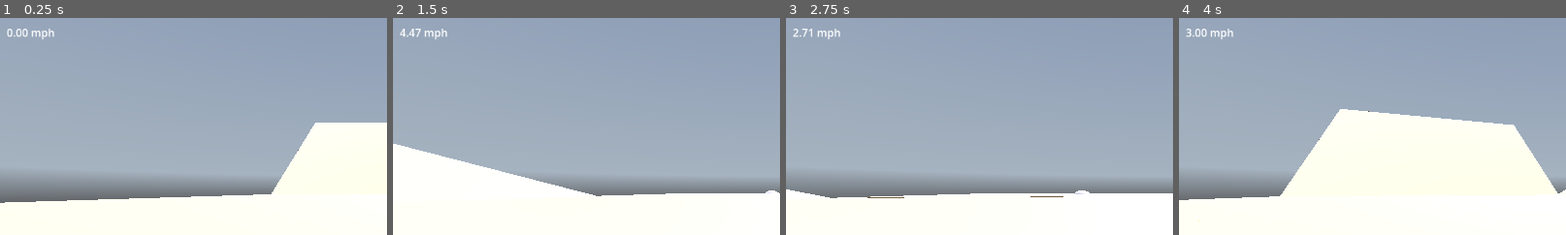
Above: before the commit, frames 1-4 (left to right).
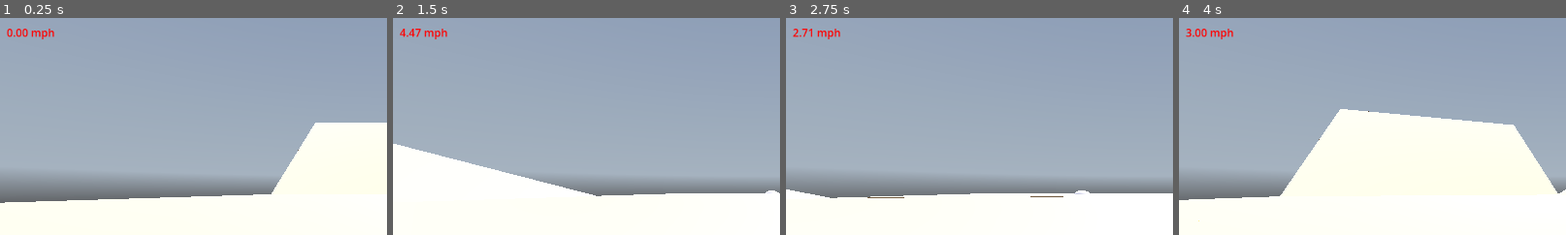
Above: after the commit, the same moments.

Repository: William-Young-97/hover-board
Game: Godot game, scene res://scenes/test.tscn
The game is run twice, just before and just after one commit, with the same random seed, the same clock (stepped at 60 frames per second) and the same inputs. A sky picture missing from this copy of the repository is replaced by a grey-blue gradient.
Inputs:
- Up to frame 1 (0.25 s): no input
- Up to frame 2 (1.5 s): tap Enter at 0.5 s; hold D (right) 0.53-1.28 s; tap Shift (jump_drift) at 0.77 s; hold S (back) from 1.28 s (still down)
- Up to frame 3 (2.75 s): tap Shift (jump_drift) at 1.52 s; release S (back) at 2.03 s; hold D (right) from 2.03 s (still down)
- Up to frame 4 (4 s): release D (right) at 2.78 s; hold W (forward) 2.78-3.53 s; tap Shift (jump_drift) at 3.02, 3.77 s; hold A (left) from 3.53 s (still down)
The pictures show only the part of the screen within x 0-50%, y 0-50%; the shares and areas given below are measured in that part.

The runs differ from the first frame. In frame 1, 0.3% of the frame differs, in the area x 1-15%, y 4-10%; in frame 2, 0.3%; in frame 3, 0.2%; in frame 4, 0.3%.

Commit message:
Add passive drift pull

Diff:
--- a/controllers/character_controller.gd
+++ b/controllers/character_controller.gd
@@ -7,9 +7,6 @@
 @onready var _ti: TerrainInteractions = get_node(terrain_interactions_path)
 @export var visual_roll_path: NodePath
 @onready var _vrc: VisualRollController = get_node(visual_roll_path)
-#@export var drift_helper_path: NodePath
-#@onready var _dh: DriftHelper = get_node(drift_helper_path)
-
 
 # state and inputs exposed
 var current_state : State = null
--- a/physics-helpers/drift_helper.gd
+++ b/physics-helpers/drift_helper.gd
@@ -1,8 +1,13 @@
 extends Node
 class_name DriftHelper
 
+# todo: emit signal to keep drift camera locked in place for left and right drifts
+# Solve the redirection of out velocity to the inward nuetral position
+
 var ti: TerrainInteractions
 var vrc: VisualRollController
+var outward_carve = false
+var inward_carve = false
 
 func _init(_terrain_interactions: TerrainInteractions, _visual_roll_controller: VisualRollController) -> void:
 	ti = _terrain_interactions
@@ -13,75 +18,172 @@
 
 func enter(character: Character, delta) -> void:
 	vrc .board_roll_amount = 0.8
-
 
 # this method will switch to handle left vs right drift
 func _apply_drift(character: Character, delta):
 	# extra guard against drift not releasing
 	if not character.input_jump_held:
 		return GroundState
-	# this will probably benefit from being some kind of scaled ratio
-	var outward_push_strength := 1.5
 	var side = HelperFunctions.get_side_axis(character)
 
 	if character.left_drift:
-		vrc .direction += 1
+		if not outward_carve and not inward_carve:
+			self._apply_drift_side_pull(character, -1, delta)
+
+		vrc.direction += 1
 		if character.input_left:
 			character.drift_dir = 1
-			var max_yaw = _scale_drift_yaw_to_speed(character, delta)
-			_scale_yaw_to_input(character, delta, max_yaw, character.drift_dir)
-			_apply_inward_drift_velocity_blend(character, delta)
+			var max_yaw = self._scale_drift_yaw_to_speed(character, delta)
+			self._scale_yaw_to_input(character, delta, max_yaw, character.drift_dir)
+			self._apply_inward_drift_velocity_blend(character, delta)
+			inward_carve = true
+			outward_carve = false
 		elif character.input_right:
 			character.drift_dir = 1
 			_inward_drift_timer = 0
-			_apply_outward_drift(character, character.drift_dir, delta)
+			outward_carve = true
+			inward_carve = false
+			self._apply_outward_drift(character, character.drift_dir, delta)
 		else:
 			_inward_drift_timer = 0
+			inward_carve = false
+			outward_carve = false
 
 	elif character.right_drift:
-		vrc .direction -= 1
+		if not outward_carve and not inward_carve:
+			self._apply_drift_side_pull(character, 1, delta)
+		vrc.direction -= 1
 		if character.input_right:
 			character.drift_dir = -1
-			var max_yaw = _scale_drift_yaw_to_speed(character, delta)
-			_scale_yaw_to_input(character, delta, max_yaw, character.drift_dir)
-			_apply_inward_drift_velocity_blend(character, delta)
+			var max_yaw = self._scale_drift_yaw_to_speed(character, delta)
+			self._scale_yaw_to_input(character, delta, max_yaw, character.drift_dir)
+			self._apply_inward_drift_velocity_blend(character, delta)
+			inward_carve = true
+			outward_carve = false
 		elif character.input_left:
 			character.drift_dir = -1
 			_inward_drift_timer = 0
-
-			_apply_outward_drift(character, character.drift_dir, delta)
+			self._apply_outward_drift(character, character.drift_dir, delta)
+			outward_carve = true
+			inward_carve = false
 		else:
 			_inward_drift_timer = 0
-#
+			inward_carve = false
+			outward_carve = false
+
+func _apply_drift_side_pull(character: Character, drift_dir: int, delta: float) -> void:
+	var pull_and_yaw := 0.5
+	# 1) slope normal
+	var n = ti.get_ground_normal(ti.grays)
+	if n.dot(Vector3.UP) < 0:
+		n = -n
+
+	# 2) planar basis axes
+	var raw_fwd = -character.global_transform.basis.z.normalized()
+	var forward_on_plane = (raw_fwd - n * raw_fwd.dot(n)).normalized()
+	var side_on_plane    = n.cross(forward_on_plane).normalized()
+
+	# 3) decompose velocity
+	var old_v       = character.velocity
+	var normal_spd  = old_v.dot(n)
+	var planar_v    = old_v - n * normal_spd
+	var planar_spd  = planar_v.length()
+	if planar_spd < 0.001:
+		return  # nothing to pull
+
+	# 4) find inward‑side unit axis
+	#    drift_dir = +1 for left‑drift, -1 for right‑drift,
+	#    side_on_plane points “outside” if we keep the reference convention,
+	#    so invert it to get the *inside* direction:
+	var inward_side = -drift_dir * side_on_plane
+
+	# 5) blend current heading toward inward_side
+	#    choose a small blend rate so it smoothly pulls in over time:
+	var pull_strength = pull_and_yaw # tune this (0=no pull, 1=immediate lock)
+	var blend = clamp(pull_strength * delta, 0.0, 1.0)
+
+	# current planar heading:
+	var planar_dir = planar_v / planar_spd
+	# new heading is a lerp between where you are and the inside side:
+	var new_dir = planar_dir.lerp(inward_side, blend).normalized()
+
+	# 6) rebuild planar velocity at the same total speed
+	var new_planar_v = new_dir * planar_spd
+
+	# 7) reassemble full velocity (plane + normal)
+	character.velocity = new_planar_v + n * normal_spd
+
+		# 8) now align the board’s yaw to the new planar velocity
+	#    a) get the same planar forward axis
+	raw_fwd = -character.global_transform.basis.z.normalized()
+	forward_on_plane = (raw_fwd - n * raw_fwd.dot(n)).normalized()
+
+	#    b) compute the signed angle between it and new_dir
+	var dot = clamp(forward_on_plane.dot(new_dir), -1.0, 1.0)
+	var angle = acos(dot)
+	#    c) determine sign via cross·normal
+	var sign = 0
+	if forward_on_plane.cross(new_dir).dot(n) < 0 :
+		sign = 1
+	else:
+		sign = -1
+
+	#    d) step just partway each frame for smoothness
+	var yaw_speed = pull_and_yaw # radians/sec max turn rate
+	var step = min(angle, yaw_speed * delta)
+
+	#    e) apply the rotation around the slope normal
+	character.rotate_object_local(n, step * sign)
+
 func _apply_outward_drift(character: Character, drift_dir: int, delta: float) -> void:
-	var shift_rate := 0.05 # fraction of forward speed per second to reassign
-	var forward =  ti.get_forward_direction_relative_to_surface(character,  ti.arays)
-	var side = HelperFunctions.get_side_axis(character)
-
-	# split current forward & lateral speeds
-	var hvel = ti.get_hvel_relative_to_surface(character,  ti.arays)
-	var fwd_spd = forward.dot(hvel)
-	var lat_spd = side.dot(hvel)
-
-	# compute how much to shift this frame
-	var shift = min(fwd_spd, fwd_spd * shift_rate * delta)
-
-	# remove from forward, add (with sign) to lateral
+	# 1) get the up‐vector of the slope
+	var n = ti.get_ground_normal(ti.grays)
+	# ensure it points up
+	if n.dot(Vector3.UP) < 0: n = -n
+
+	# 2) build your planar axes:
+	#    forward_on_plane: board nose projected onto plane
+	var raw_forward = -character.global_transform.basis.z.normalized()
+	var forward_on_plane = (raw_forward - n * raw_forward.dot(n)).normalized()
+	#    side_on_plane: perpendicular in that plane
+	var side_on_plane = n.cross(forward_on_plane).normalized()
+
+	# 3) decompose your *current* velocity into planar and normal parts
+	var old_v     = character.velocity
+	var vertical_spd = old_v.dot(n)
+	var planar_v  = old_v - n * vertical_spd
+
+	# 4) split planar into forward & side scalars
+	var fwd_spd = forward_on_plane.dot(planar_v)
+	var lat_spd = side_on_plane.dot(planar_v)
+
+	# 5) compute shift
+	var shift_rate = 0.5
+	var shift      = min(fwd_spd, fwd_spd * shift_rate * delta)
+	var outward_dir = -drift_dir
+	# 6) reassign
 	fwd_spd -= shift
-	lat_spd += drift_dir * shift
-
-	var new_hvel = forward * fwd_spd + side * lat_spd
-	character.velocity.x = new_hvel.x
-	character.velocity.z = new_hvel.z
-
+	lat_spd += outward_dir * shift
+
+	# 7) rebuild planar velocity
+	var new_planar_v = forward_on_plane * fwd_spd + side_on_plane * lat_spd
+	# 8) stitch back vertical
+	character.velocity = new_planar_v + n * vertical_spd
 
 # drifting becomes more effective at higher speeds
 func _scale_drift_yaw_to_speed(character: Character, delta) -> float:
 	var starting_yaw_rate := 1.0
 	var max_yaw_rate      := 1.9
 	var min_carve_frac    := 0.2
-	var hvel = ti.get_hvel_relative_to_surface(character, ti.arays)
-	var speed_frac = clamp(hvel.length() / character.top_speed, 0.0, 1.0)
+	var hvel = ti.get_hvel_relative_to_surface(character, ti.grays)
+	# kind of doubling up the above func but trying to ensure speed_frac
+	# only works with "forward" velocity
+	var n = ti.get_ground_normal(ti.grays)
+	var raw_fwd           = -character.global_transform.basis.z.normalized()
+	var forward_on_plane = (raw_fwd - n * raw_fwd.dot(n)).normalized()
+	var fwd_spd          = forward_on_plane.dot(hvel)  # how much of your planar motion is actually forward
+
+	var speed_frac       = clamp(fwd_spd / character.top_speed, 0.0, 1.0)
 	var carve_scale = lerp(min_carve_frac, 1.0, sqrt(speed_frac))
 	var out_yaw_rate = lerp(starting_yaw_rate, max_yaw_rate, carve_scale)
 
@@ -89,8 +191,6 @@
 
 # build yaw based on time input held
 func _scale_yaw_to_input(character: Character, delta, max_yaw,  drift_dir):
-	# will decide later if i like having speed scaling feature of if it throws peaople off
-	# max_yaw = 1.8
 	var max_hold_time = 0.5
 	var starting_yaw_rate := 1.3
 	var inward_held := false
@@ -108,7 +208,15 @@
 	var t = _inward_drift_timer / max_hold_time # 0→1 over that second
 	var applied_yaw = lerp(starting_yaw_rate, max_yaw, t)
 
-	character.rotation.y += drift_dir * applied_yaw * delta
+	var n = ti.get_ground_normal(ti.grays)
+	if n.dot(Vector3.UP) < 0:
+		n = -n
+
+	var angle = drift_dir * applied_yaw * delta
+	var q = Quaternion(n, angle)
+	var b = character.global_transform.basis
+	character.global_transform.basis = (Basis(q) * b).orthonormalized()
+
 
 var drift_vel_blend := 5
 func _apply_inward_drift_velocity_blend(character: Character, delta: float) -> void:
@@ -139,10 +247,8 @@
 	# reassemble full 3D velocity: planar + preserved normal
 	character.velocity = new_hvel + n * norm_spd
 
-	# strip any tiny normal drift
-	ti.slide_on_slopes(character,  ti.arays)
-
-# possible I could decompose base accel and drif tmore for better reuse
+
+# increase the speed of whever the current velocity is agnositic to direction
 func _accelerate_drift(character: Character, delta: float) -> void:
 	var hvel = ti.get_hvel_relative_to_surface(character,  ti.arays)
 	var speed = hvel.length()
@@ -154,22 +260,32 @@
 	character.velocity += travel_dir * delta_speed
 
 func _decelerate_drift(character: Character, delta: float) -> void:
-	var _deceleration_rate := 10.0
-
-	var side = HelperFunctions.get_side_axis(character)
-	var forward = ti.get_forward_direction_relative_to_surface(character,  ti.arays)
-
-	var hvel = ti.get_hvel_relative_to_surface(character,  ti.arays)
-	var speed = hvel.length()
-
-	var decel_amt = min(_deceleration_rate * delta, speed)
-
-	var dir = hvel.normalized()
-	var new_speed = speed - decel_amt
-
-	var new_hvel = dir * new_speed
-
-	character.velocity = new_hvel
+	var decel_rate := 10.0
+
+	# 1) find the slope‐up normal
+	var n = ti.get_ground_normal(ti.grays)
+	if n.dot(Vector3.UP) < 0:
+		n = -n
+
+	# 2) split current velocity into planar + normal parts
+	var old_v       = character.velocity
+	var normal_spd  = old_v.dot(n)               # keep this intact
+	var planar_v    = old_v - n * normal_spd     # what we'll decelerate
+
+	# 3) measure how fast you're moving in that planar direction
+	var speed       = planar_v.length()
+	if speed < 0.001:
+		return  # nothing to decelerate
+
+	# 4) compute deceleration delta
+	var decel_amt   = min(decel_rate * delta, speed)
+
+	# 5) rebuild the new planar velocity
+	var dir         = planar_v.normalized()
+	var new_planar  = dir * (speed - decel_amt)
+
+	# 6) re‑assemble full 3D velocity
+	character.velocity = new_planar + n * normal_spd
 
 # probably a slightly unessecary guard given i dont bleed drift speed
 # does guard for people trying to deccel tho so screw it
--- a/physics-helpers/terrain_interaction_controller.gd
+++ b/physics-helpers/terrain_interaction_controller.gd
@@ -37,7 +37,7 @@
 @onready var arays = [afl, afr, abl, abr] as Array[RayCast3D]
 
 const HOVER_LOWER_BAND  = 0.25
-const HOVER_UPPER_BAND    = 0.3
+const HOVER_UPPER_BAND    = 0.35
 const MAX_SLOPE_ANGLE = 50
 const COS_MAX_SLOPE  = cos(deg_to_rad(MAX_SLOPE_ANGLE))
 
--- a/scenes/ui.tscn
+++ b/scenes/ui.tscn
@@ -6,6 +6,7 @@
 script = ExtResource("1_fyqef")
 
 [node name="SpeedLabel" type="RichTextLabel" parent="."]
+modulate = Color(1, 0, 0, 1)
 offset_left = 10.0
 offset_top = 10.0
 offset_right = 110.0
--- a/states/airborne.gd
+++ b/states/airborne.gd
@@ -12,7 +12,7 @@
 
 var bank_target_yaw := 0.0
 var bank_speed := 4.0 # radians/sec
-const default_drift_angle := deg_to_rad(20)
+const default_drift_angle := deg_to_rad(30)
 
 
 func enter(character: Character, delta):
@@ -36,15 +36,14 @@
 				character.drift_dir = +1
 				bank_target_yaw = character.air_base_entry_yaw \
 				 + default_drift_angle * character.drift_dir
-
 				character.jumped = false
 				self.eligible_to_drift = true
+				print("character left drift: ", character.left_drift)
 			elif character.jumped and character.input_right \
 			and hf.get_mph(character) > MIN_DRIFT_ENTRY_SPEED:
 				character.drift_dir = -1
 				bank_target_yaw = character.air_base_entry_yaw \
 				 + default_drift_angle * character.drift_dir
-
 				character.jumped = false
 				self.eligible_to_drift = true
 
@@ -64,6 +63,10 @@
 	return null
 
 func pre_drift_air_bank(character: Character, delta: float):
+	var n = ti.get_ground_normal(ti.arays)
+	if n.dot(Vector3.UP) < 0:
+		n = -n
+
 	var old_yaw = character.rotation.y
 	# move_toward prevents overshoot
 	var new_yaw = hf.step_angle( old_yaw,
--- a/states/airborne_drift.gd
+++ b/states/airborne_drift.gd
@@ -5,6 +5,9 @@
 var _inward_drift_timer = 0
 
 var _dh: DriftHelper
+
+# I'm pretty sure the gravity is being converted into outward and passive drift
+# Will need to cirumvent this
 
 func enter(character: Character, delta) -> void:
 	_dh = DriftHelper.new(ti, vrc)
--- a/states/grounded.gd
+++ b/states/grounded.gd
@@ -4,7 +4,8 @@
 var state_name = "grounded"
 var _did_movement_input := false
 var _input_turn := 0.0
-const ROLL_SPEED := deg_to_rad(45)
+#const ROLL_SPEED := deg_to_rad(45)
+
 func enter(character: Character, delta:):
 	print("Entering Grounded")
 	vrc.board_roll_amount = 0.3
